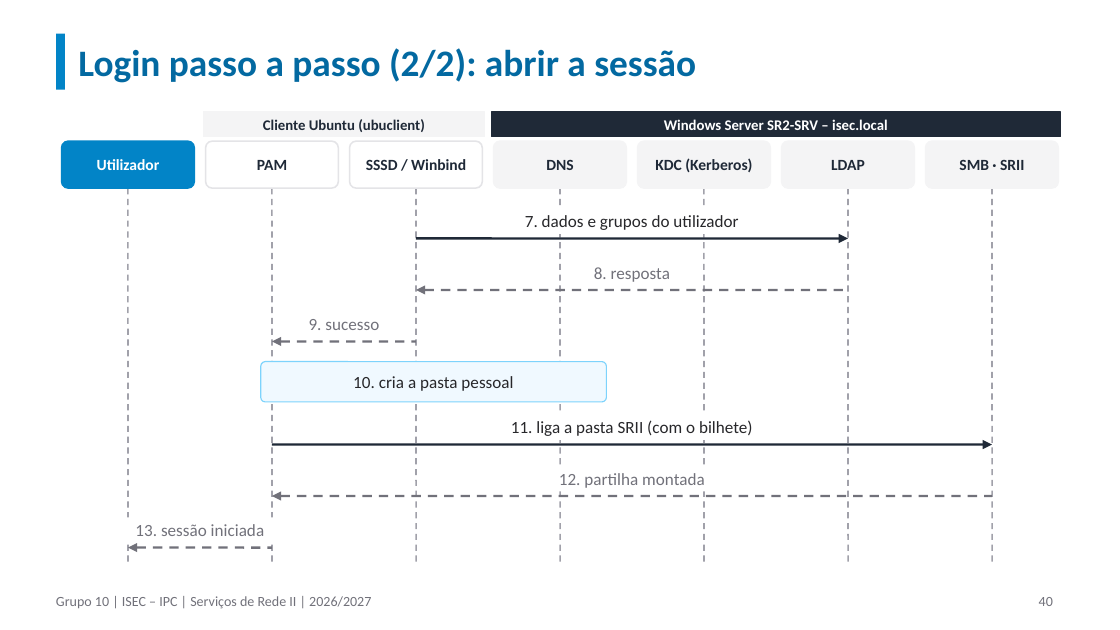
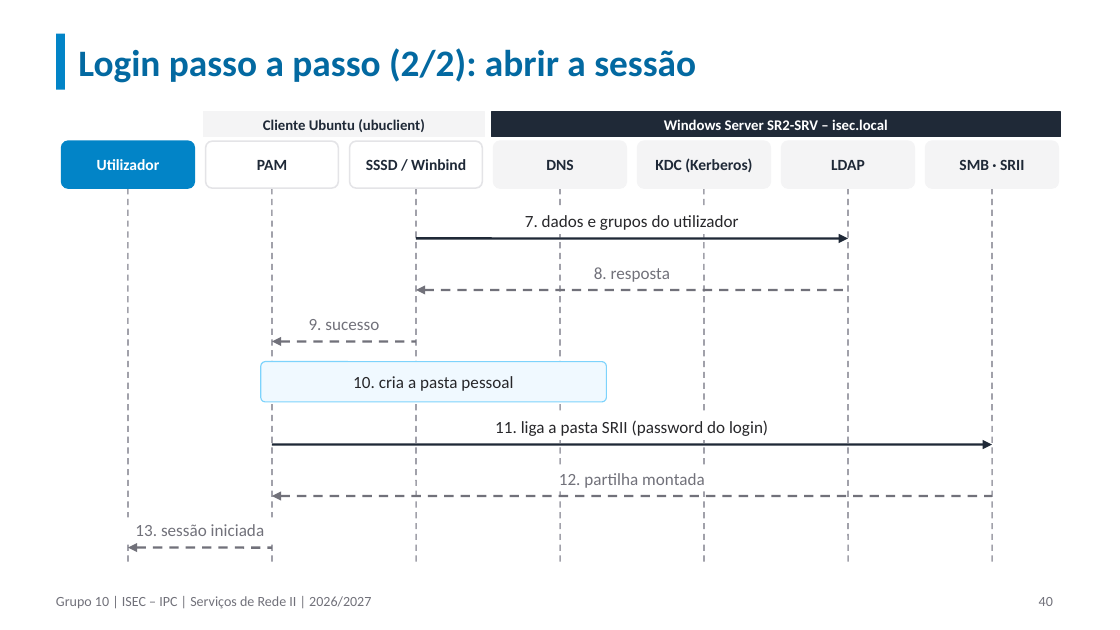
Before and after one commit to orlandonss/TrabalhoSR2, a slide deck: slide 40 of Apresentacoes_Workshop/SR2-2627-Workshop-Grp10-Apresentacao-Final-v4.pptx. Drawn at 1120x630 pixels with LibreOffice and Linux fonts; fonts in the diff are those of the drawing. Boxes give left, top, right and bottom in pixels: in the first picture for what was removed or moved away, otherwise in the second. Text is boxed around its words. In the diff, an @@ line names an element or a change of style, - is before the commit and + after.

```diff
--- a/Apresentacoes_Workshop/SR2-2627-Workshop-Grp10-Apresentacao-Final-v4.pptx
+++ b/Apresentacoes_Workshop/SR2-2627-Workshop-Grp10-Apresentacao-Final-v4.pptx
@@ rectangle "11. liga a pasta SRII ...": place and size @@
-rectangle "11. liga a pasta SRII ..." at (468, 414, 797, 440)
+rectangle "11. liga a pasta SRII ..." at (451, 414, 813, 440)
@@ text in rectangle at (495, 420, 768, 436): text changed @@
-11. liga a pasta SRII (com o bilhete)
+11. liga a pasta SRII (password do login)
```
Also in this commit, not shown: 7 other slides changed, 1 slide removed, 8 other files.
